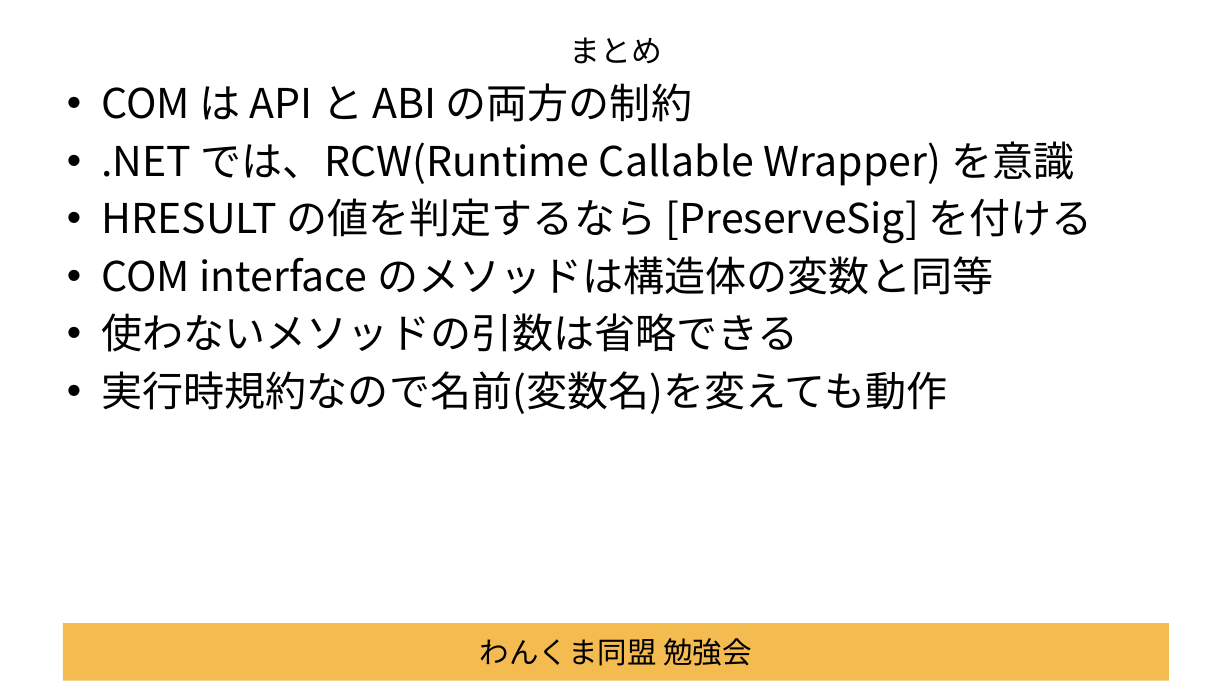
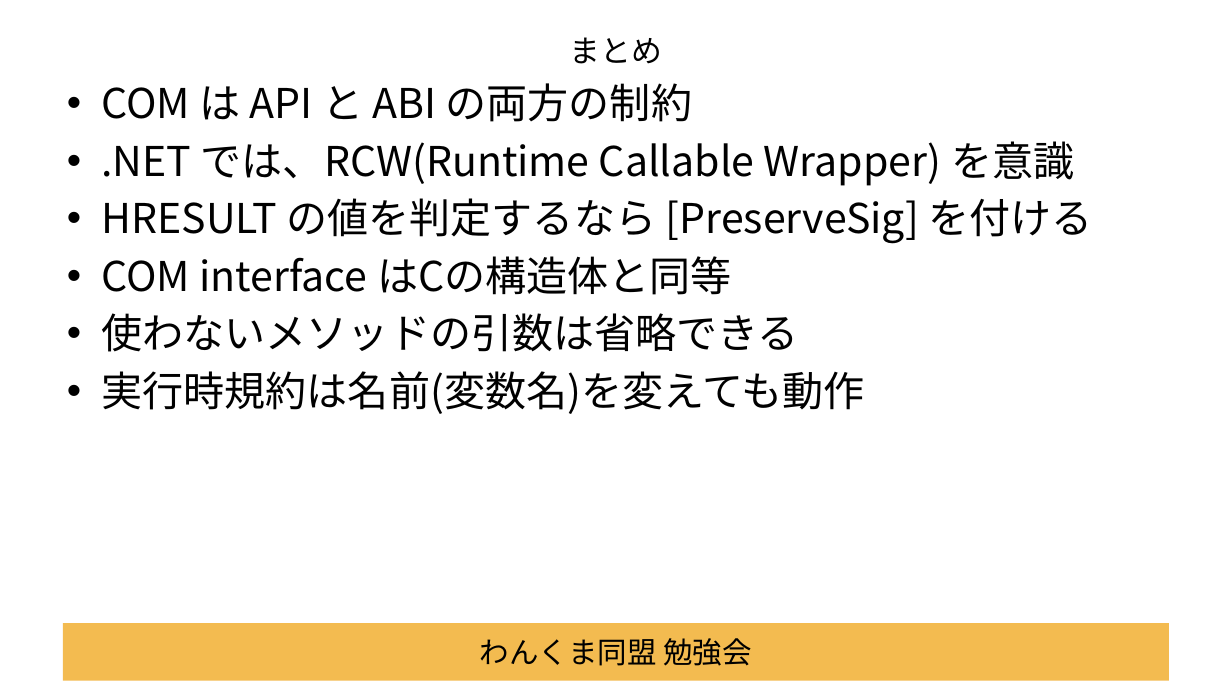
Before and after one commit to Tocchann/dotnetlab202009, a slide deck: slide 15 of Documents/セッション資料.pptx. Drawn at 1232x693 pixels with LibreOffice and Linux fonts; fonts in the diff are those of the drawing; background and template pictures are left out. Boxes give left, top, right and bottom in pixels: in the first picture for what was removed or moved away, otherwise in the second. Text is boxed around its words. In the diff, an @@ line names an element or a change of style, - is before the commit and + after.

Commit message:
ちょっと修正

```diff
--- a/Documents/セッション資料.pptx
+++ b/Documents/セッション資料.pptx
@@ text at bbox=[101, 256, 732, 295]: text changed @@
-• COM interface のメソッドは構造体の変数と同等
+• COM interface はCの構造体と同等
@@ text at bbox=[101, 371, 865, 414]: text changed @@
-• 実行時規約なので名前(変数名)を変えても動作
+• 実行時規約は名前(変数名)を変えても動作
```
